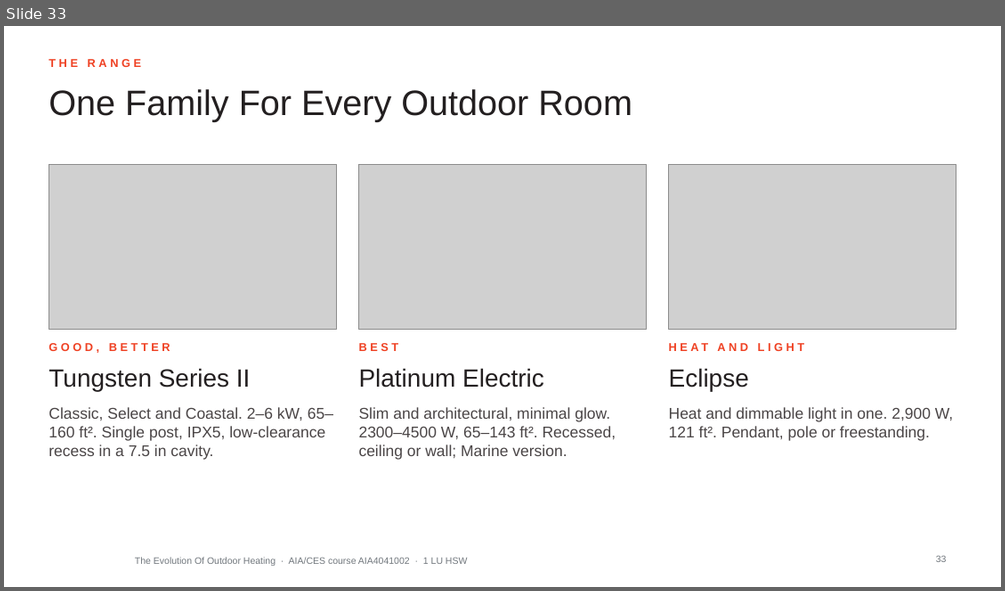
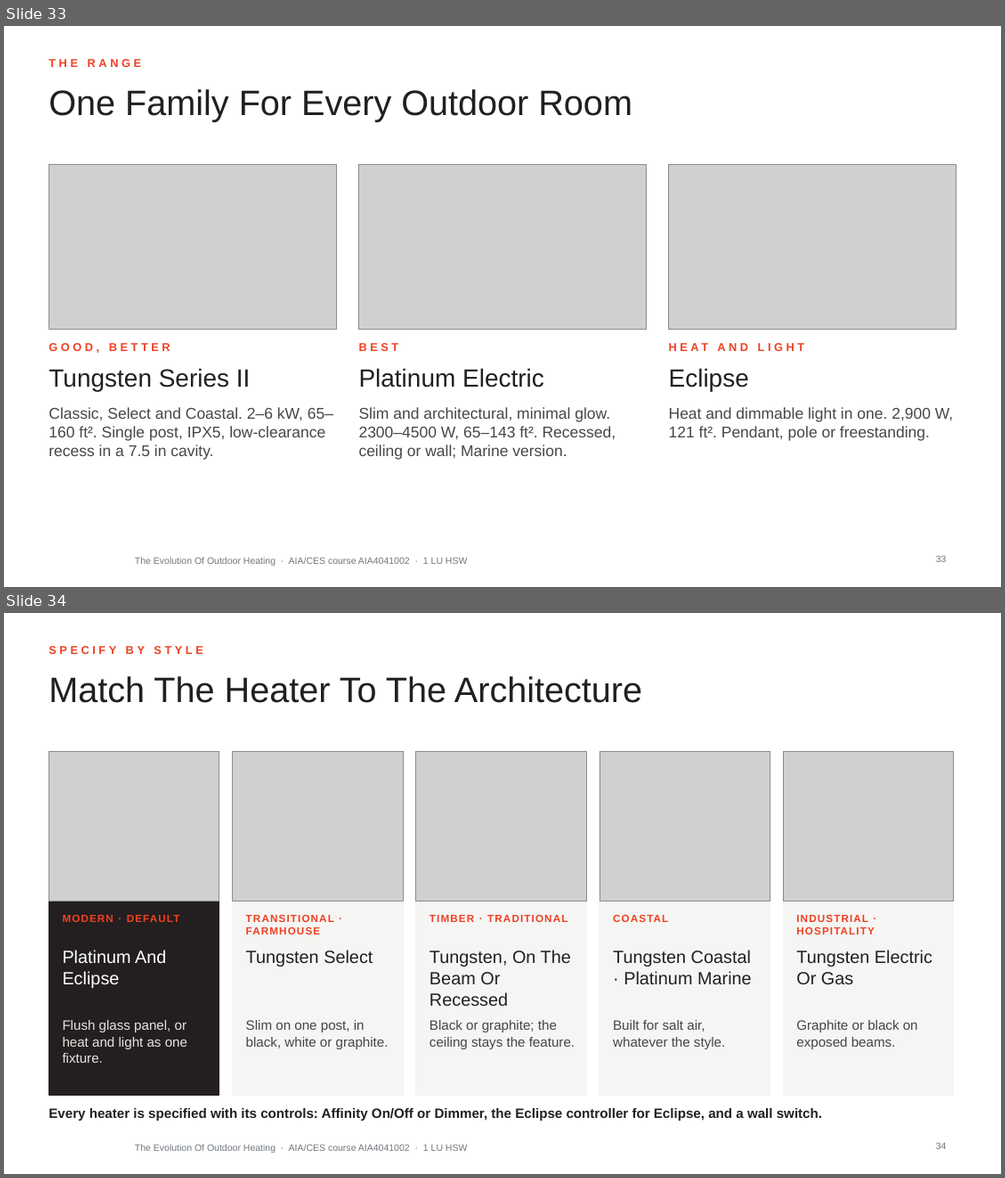
Before and after one commit to aayuvis/Bromic_Marketing, a slide deck: decks/training/out/Bromic-AIA-Evolution-Of-Outdoor-Heating.pptx. Shown one above the other, each under a label of ours: slide 33 before the commit, slides 33 and 34 after it. The pictures are 1005x591 and 1005x1178 pixels, drawn with LibreOffice and Linux fonts; fonts in the diff are those of the drawing; grey boxes stand for pictures; background and template pictures are left out. Boxes give left, top, right and bottom in pixels: in the first picture for what was removed or moved away, otherwise in the second. Text is boxed around its words. In the diff, an @@ line names an element or a change of style, - is before the commit and + after.

```diff
--- a/decks/training/out/Bromic-AIA-Evolution-Of-Outdoor-Heating.pptx
+++ b/decks/training/out/Bromic-AIA-Evolution-Of-Outdoor-Heating.pptx
@@ slide 34 added at (4,613,1001,1174), background #FFFFFF; not listed: 1 template element that a slide beside it also shows @@
@@ text added at (48,646,202,654), 11 pt, text #EF4123, bold @@
+SPECIFY BY STYLE
@@ title added at (48,676,642,703), 34 pt, text #231F20 @@
+Match The Heater To The Architecture
@@ rectangle added at (48,751,219,1095), fill #231F20, outline #231F20 1 pt @@
@@ picture added at (48,751,219,900) @@
@@ rectangle added at (233,751,404,1095), fill #F5F5F4, outline #F5F5F4 1 pt @@
@@ picture added at (233,751,404,900) @@
@@ rectangle added at (416,751,587,1095), fill #F5F5F4, outline #F5F5F4 1 pt @@
@@ picture added at (416,751,587,900) @@
@@ rectangle added at (599,751,769,1095), fill #F5F5F4, outline #F5F5F4 1 pt @@
@@ picture added at (599,751,769,900) @@
@@ rectangle added at (783,751,954,1095), fill #F5F5F4, outline #F5F5F4 1 pt @@
@@ picture added at (783,751,954,900) @@
@@ text added at (63,915,180,922), 10 pt, text #EF4123, bold @@
+MODERN · DEFAULT
@@ text added at (246,915,334,934), 10 pt, text #EF4123, bold @@
+TRANSITIONAL · FARMHOUSE
@@ text added at (429,915,567,922), 10 pt, text #EF4123, bold @@
+TIMBER · TRADITIONAL
@@ text added at (613,915,668,922), 10 pt, text #EF4123, bold @@
+COASTAL
@@ text added at (796,915,874,934), 10 pt, text #EF4123, bold @@
+INDUSTRIAL · HOSPITALITY
@@ text added at (63,949,166,988), 17 pt, text #FFFFFF @@
+Platinum And Eclipse
@@ text added at (246,949,372,966), 17 pt, text #231F20 @@
+Tungsten Select
@@ text added at (429,949,571,1005), 17 pt, text #231F20 @@
+Tungsten, On The Beam Or Recessed
@@ text added at (613,949,752,984), 17 pt, text #231F20 @@
+Tungsten Coastal · Platinum Marine
@@ text added at (796,949,932,984), 17 pt, text #231F20 @@
+Tungsten Electric Or Gas
@@ text added at (63,1020,187,1062), 13 pt, text #E6E2DE @@
+Flush glass panel, or heat and light as one fixture.
@@ text added at (246,1020,388,1049), 13 pt, text #4A4546 @@
+Slim on one post, in black, white or graphite.
@@ text added at (429,1020,574,1049), 13 pt, text #4A4546 @@
+Black or graphite; the ceiling stays the feature.
@@ text added at (613,1020,725,1049), 13 pt, text #4A4546 @@
+Built for salt air, whatever the style.
@@ text added at (796,1020,918,1049), 13 pt, text #4A4546 @@
+Graphite or black on exposed beams.
@@ text added at (48,1108,822,1120), 13 pt, text #231F20, bold @@
+Every heater is specified with its controls: Affinity On/Off or Dimmer, the Eclipse controller for Eclipse, and a wall switch.
@@ page number added at (936,1142,947,1149), 9 pt, text #71777D @@
+34
```
Also in this commit, not shown: 1 slide changed, 44 other files.
